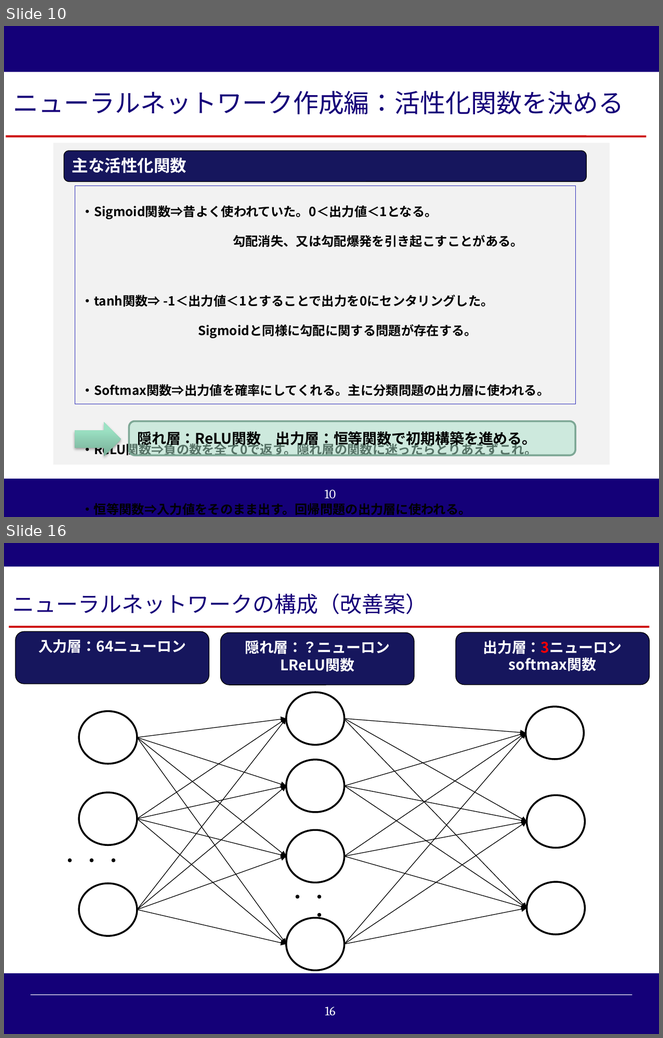
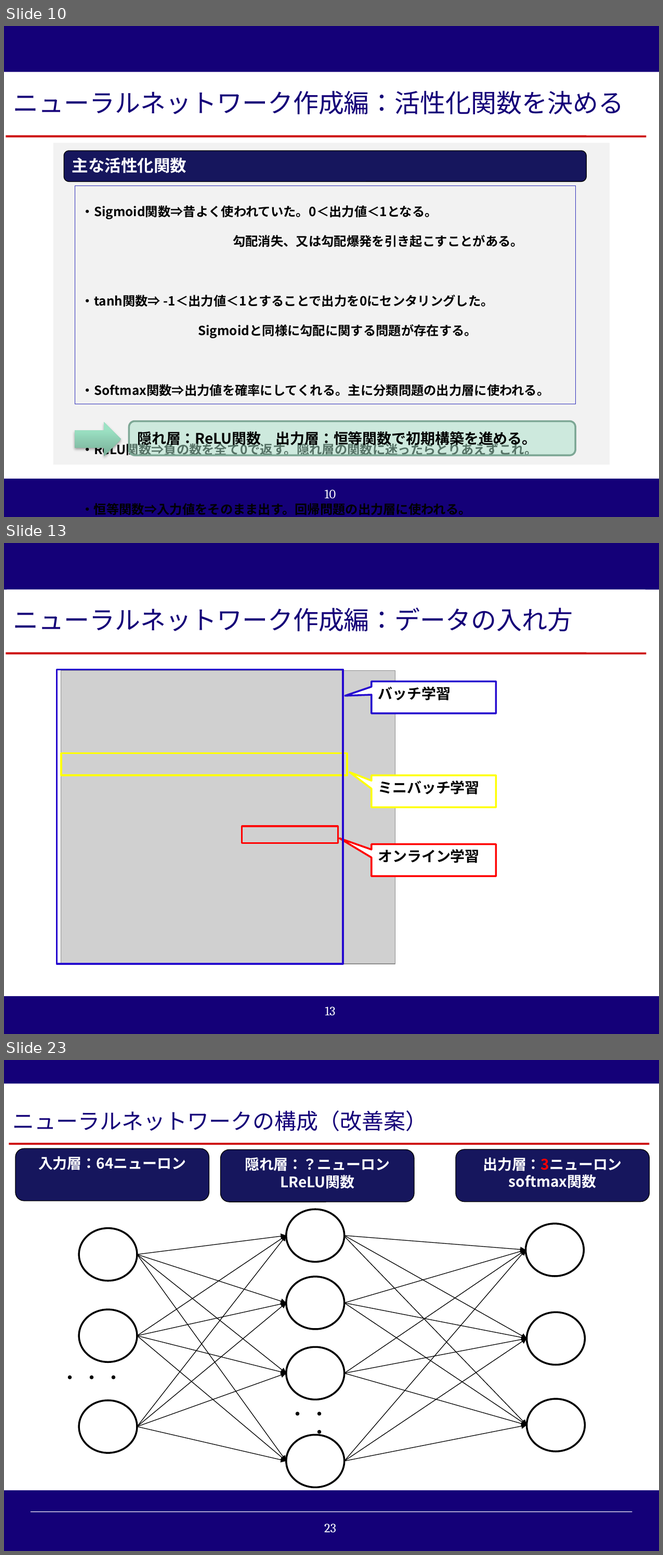
Before and after one commit to reversi-ir/ai-program, a slide deck: reversi-ai/result/オセロAI_技術アカデミー用説明資料.pptx. Shown one above the other, each under a label of ours: slides 10 and 16 before the commit, slides 10, 13 and 23 after it; the slides between them are not shown. The pictures are 663x1038 and 663x1555 pixels, drawn with LibreOffice and Linux fonts; fonts in the diff are those of the drawing; grey boxes stand for pictures; background and template pictures are left out. Boxes give left, top, right and bottom in pixels: in the first picture for what was removed or moved away, otherwise in the second. Text is boxed around its words. In the diff, an @@ line names an element or a change of style, - is before the commit and + after.

```diff
--- a/reversi-ai/result/オセロAI_技術アカデミー用説明資料.pptx
+++ b/reversi-ai/result/オセロAI_技術アカデミー用説明資料.pptx
@@ slide 13 added at [4,543,659,1034], background #140078; not listed: 1 template element that a slide beside it also shows @@
@@ rectangle added at [4,589,659,996], fill #FFFFFF @@
@@ rectangle added at [7,589,646,650], fill #FFFFFF, 28 pt, text #140078 @@
+ニューラルネットワーク作成編：データの入れ方
@@ line added from (6, 654) to (647, 654), #CC0000 2.25 pt @@
@@ rectangle added at [57,669,344,964], outline #2509CF 2 pt @@
@@ picture added at [61,671,395,964] @@
@@ speech box added at [372,681,496,714], fill #FFFFFF, outline #2509CF 2 pt, 16 pt, text #000000, bold @@
+バッチ学習
@@ rectangle added at [61,753,347,775], outline #FFFF00 2 pt @@
@@ speech box added at [372,775,496,808], fill #FFFFFF, outline #FFFF00 2 pt, 16 pt, text #000000, bold @@
+ミニバッチ学習
@@ rectangle added at [242,826,338,843], outline #FF0000 2 pt @@
@@ speech box added at [372,845,496,876], fill #FFFFFF, outline #FF0000 2 pt, 16 pt, text #000000, bold @@
+オンライン学習
@@ what was slide 16 is now slide 23 @@
@@ page number at [324,1524,336,1533]: text changed @@
-16
+23
```
Also in this commit, not shown: 6 slides changed, 6 other slides added, 3 other files.
